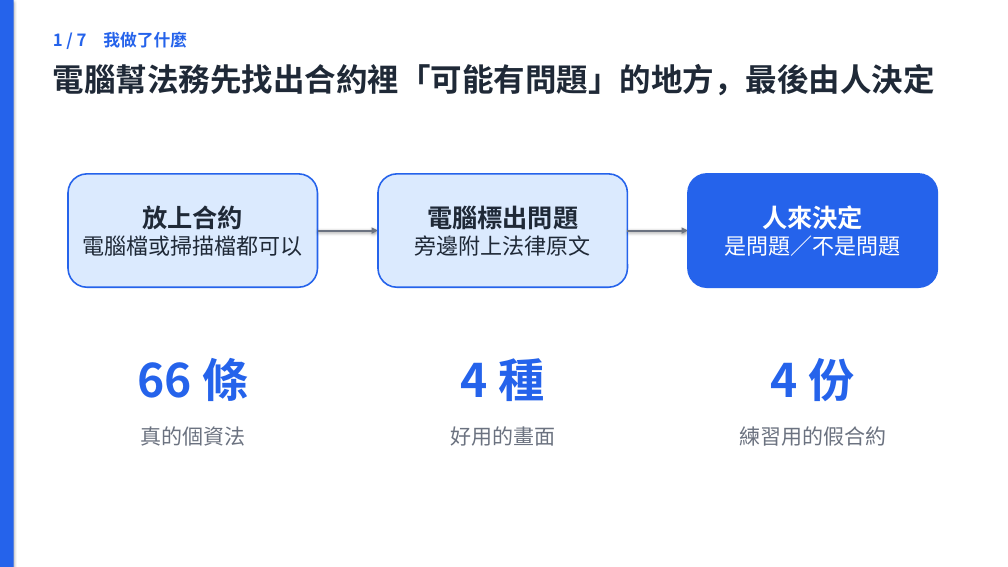
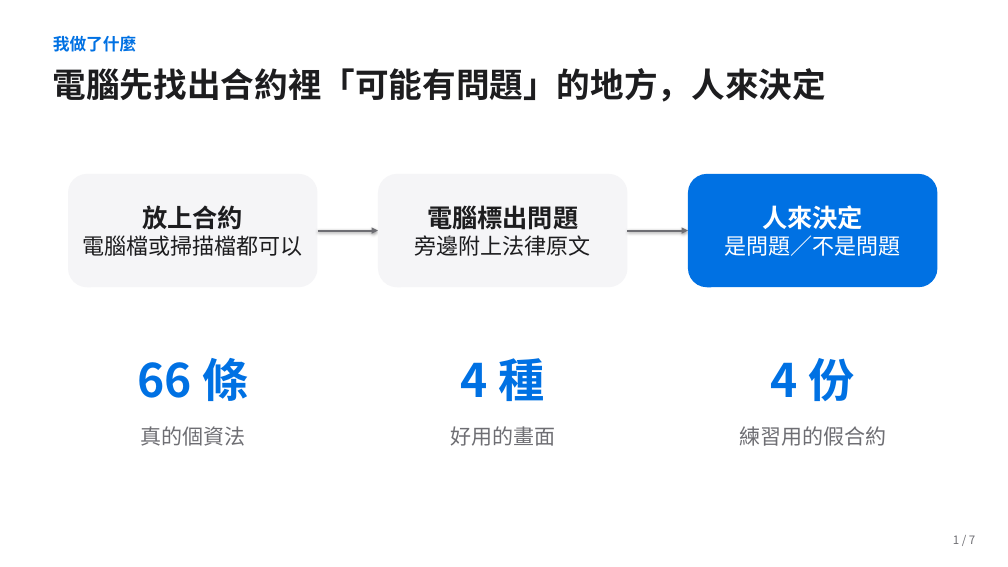
Before and after one commit to jaylooloomi/contract-check, a slide deck: slide 3 of docs/deck/合約外規檢查_簡報.pptx. Drawn at 1008x567 pixels with LibreOffice and Linux fonts; fonts in the diff are those of the drawing. Boxes give left, top, right and bottom in pixels: in the first picture for what was removed or moved away, otherwise in the second. Text is boxed around its words. In the diff, an @@ line names an element or a change of style, - is before the commit and + after.

```diff
--- a/docs/deck/合約外規檢查_簡報.pptx
+++ b/docs/deck/合約外規檢查_簡報.pptx
@@ rectangle removed at [0, 0, 14, 567] @@
@@ text at [53, 35, 137, 52]: text changed; text colour #2563EB to #0071E3 @@
-1 / 7 我做了什麼
+我做了什麼
@@ text at [53, 68, 826, 102]: text changed; size 30 to 32 pt; text colour #1F2937 to #1D1D1F @@
-電腦幫法務先找出合約裡「可能有問題」的地方，最後由人決定
+電腦先找出合約裡「可能有問題」的地方，人來決定
@@ rounded rectangle "放上合約" at [68, 174, 318, 287]: text colour #1F2937 to #1D1D1F; fill #DBEAFE to #F5F5F7; outline #2563EB 1.5 pt to none @@
@@ rounded rectangle "電腦標出問題" at [378, 174, 628, 287]: text colour #1F2937 to #1D1D1F; fill #DBEAFE to #F5F5F7; outline #2563EB 1.5 pt to none @@
@@ rounded rectangle "人來決定" at [688, 174, 938, 287]: fill #2563EB to #0071E3; outline #2563EB 1.5 pt to none @@
@@ arrow (318, 231) - (378, 231): stroke #6B7280 2 pt to #6E6E73 2 pt @@
@@ arrow (628, 231) - (688, 231): stroke #6B7280 2 pt to #6E6E73 2 pt @@
@@ text colour #2563EB to #0071E3 in 3 elements at [137, 358, 248, 401], [461, 350, 544, 409], [771, 358, 854, 401] @@
@@ text added at [953, 535, 975, 544], 11 pt, text #6E6E73 @@
+1 / 7
```
Also in this commit, not shown: 9 other slides changed, 13 other files.
